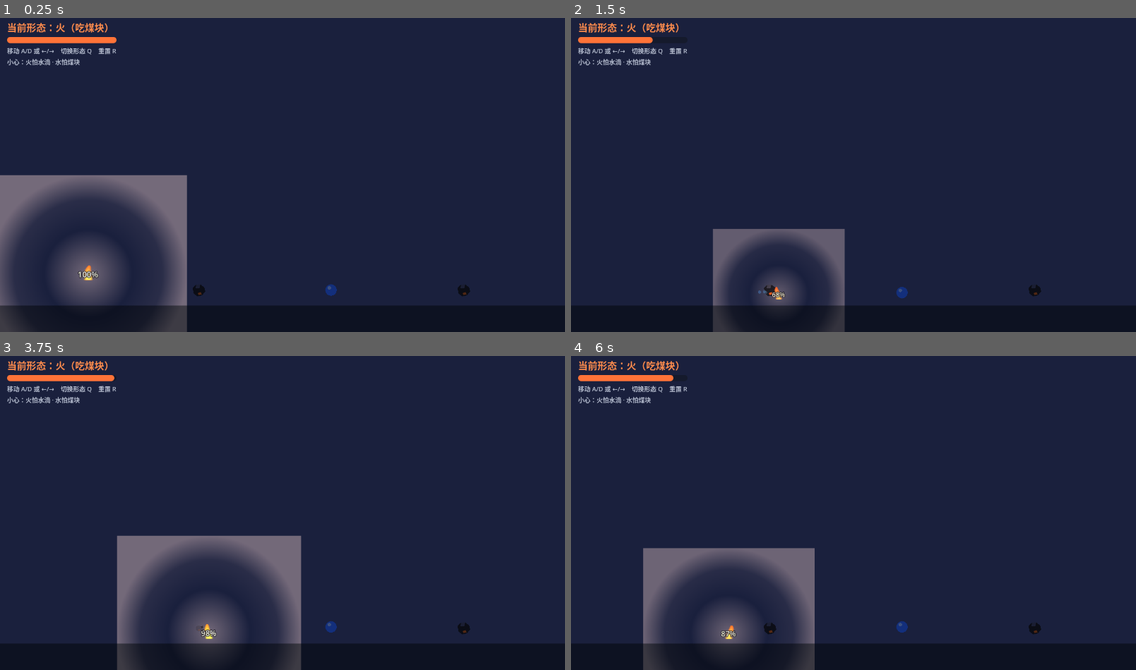
Above: before the commit, frames 1-4 (two rows, left to right).
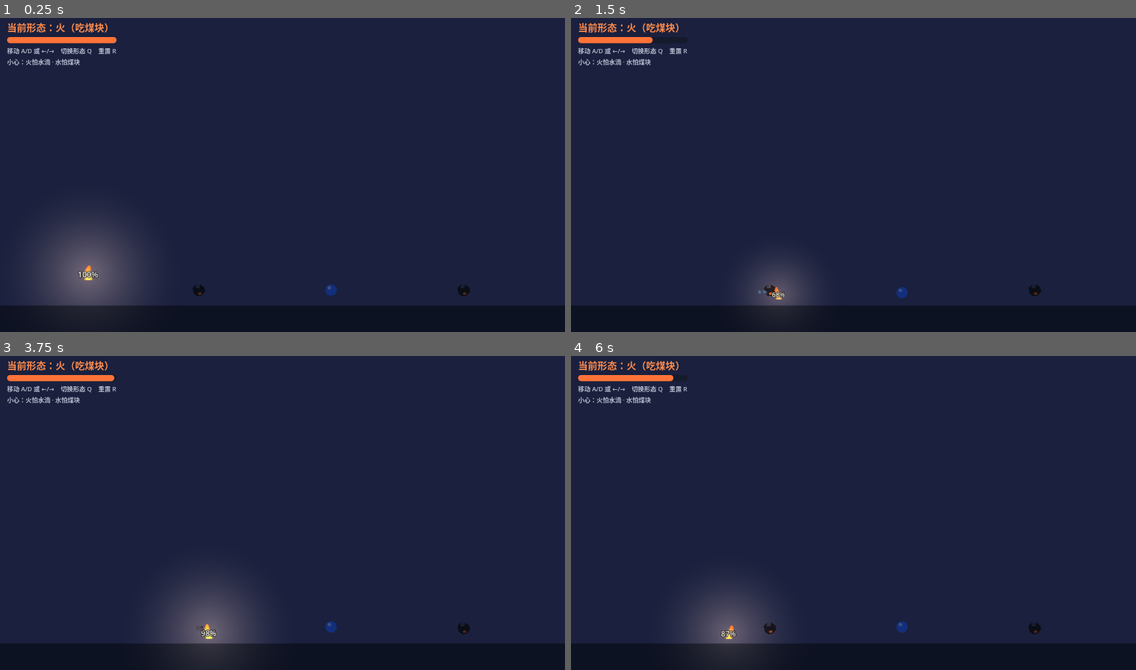
Above: after the commit, the same moments.

Repository: wov/elements
Game: Godot game, scene res://scenes/main.tscn
Same seed, same stepped clock (60 frames per second), same inputs: the game is played once before the commit and once after it.
Inputs:
- Up to frame 1 (0.25 s): no input
- Up to frame 2 (1.5 s): hold Q (switch_form) 0.53-1.28 s; hold D (move_right) from 0.53 s (still down); tap Enter at 1.25 s; tap Q (switch_form) at 1.35 s
- Up to frame 3 (3.75 s): release D (move_right) at 2.03 s; hold A (move_left) 2.03-2.78 s; hold Q (switch_form) 2.03-2.78 s; tap R (reset) at 2.75 s; hold D (move_right) from 2.78 s (still down); tap Q (switch_form) at 2.85 s; hold Q (switch_form) from 3.53 s (still down)
- Up to frame 4 (6 s): release D (move_right) at 4.28 s; release Q (switch_form) at 4.28 s; hold A (move_left) 4.28-5.03 s; tap Q (switch_form) at 4.35, 5.85 s; tap R (reset) at 5 s; hold D (move_right) 5.03-5.78 s; hold Q (switch_form) 5.03-5.78 s; hold A (move_left) from 5.78 s (still down)

The runs differ from the first frame. In frame 1, 7.5% of the frame differs, in the area x 0-34%, y 50-100%; in frame 2, 3.0%; in frame 3, 6.6%; in frame 4, 5.3%.

Commit message:
修复光照纹理露出正方形：改为逐像素径向衰减，圆外恒为全透明

Diff:
--- a/scripts/player.gd
+++ b/scripts/player.gd
@@ -277,22 +277,22 @@
 
 
 ## 径向渐变光照纹理（中心亮、边缘透明），静态缓存。
-static var _light_tex: GradientTexture2D
+## 径向光照纹理：中心亮、向边缘平滑衰减到全透明（逐像素生成，
+## 保证内切圆以外——包括正方形四角——alpha 恒为 0，不会露出方形光斑）。
+static var _light_tex: ImageTexture
 
 static func _light_texture() -> Texture2D:
 	if _light_tex == null:
-		var gradient := Gradient.new()
-		gradient.set_color(0, Color(1, 1, 1, 1))
-		gradient.add_point(0.45, Color(1, 1, 1, 0.7))
-		gradient.add_point(0.75, Color(1, 1, 1, 0.18))
-		gradient.set_color(1, Color(1, 1, 1, 0))
-		_light_tex = GradientTexture2D.new()
-		_light_tex.gradient = gradient
-		_light_tex.width = 256
-		_light_tex.height = 256
-		_light_tex.fill = GradientTexture2D.FILL_RADIAL
-		_light_tex.fill_from = Vector2(0.5, 0.5)
-		_light_tex.fill_to = Vector2(1.0, 0.5)
+		var size := 256
+		var image := Image.create_empty(size, size, false, Image.FORMAT_RGBA8)
+		for y in size:
+			for x in size:
+				var nx := (float(x) + 0.5) / float(size) * 2.0 - 1.0
+				var ny := (float(y) + 0.5) / float(size) * 2.0 - 1.0
+				var d := sqrt(nx * nx + ny * ny)
+				var falloff := clampf(1.0 - d, 0.0, 1.0)
+				image.set_pixel(x, y, Color(1, 1, 1, pow(falloff, 1.8)))
+		_light_tex = ImageTexture.create_from_image(image)
 	return _light_tex
 
 
